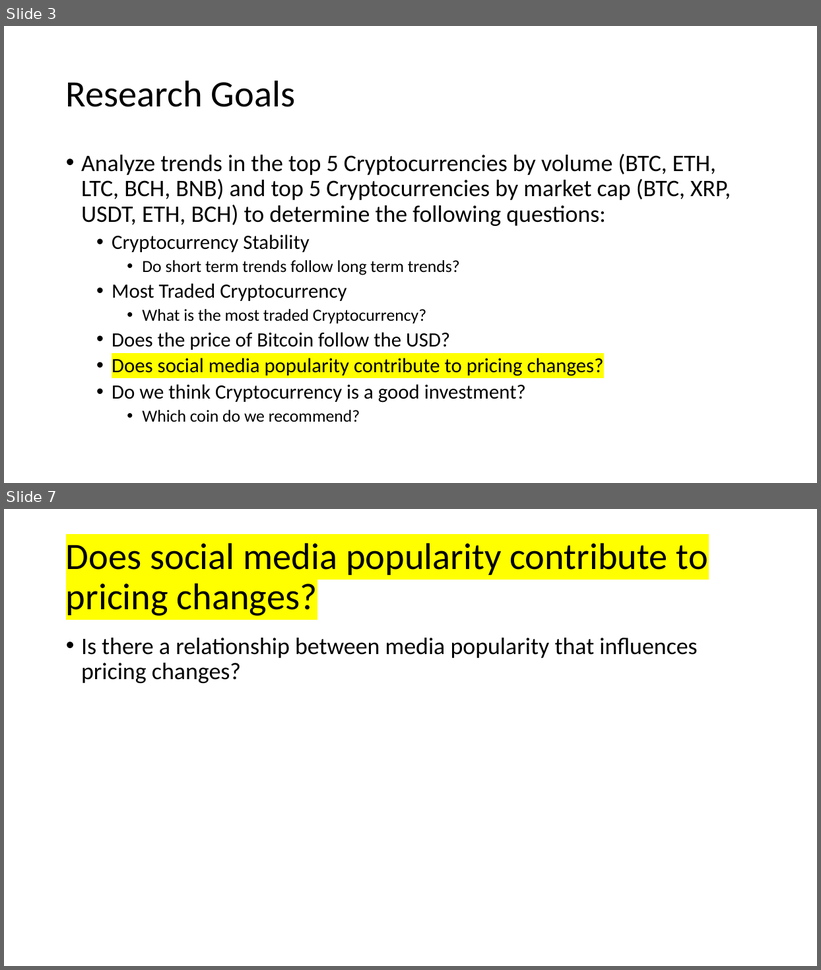
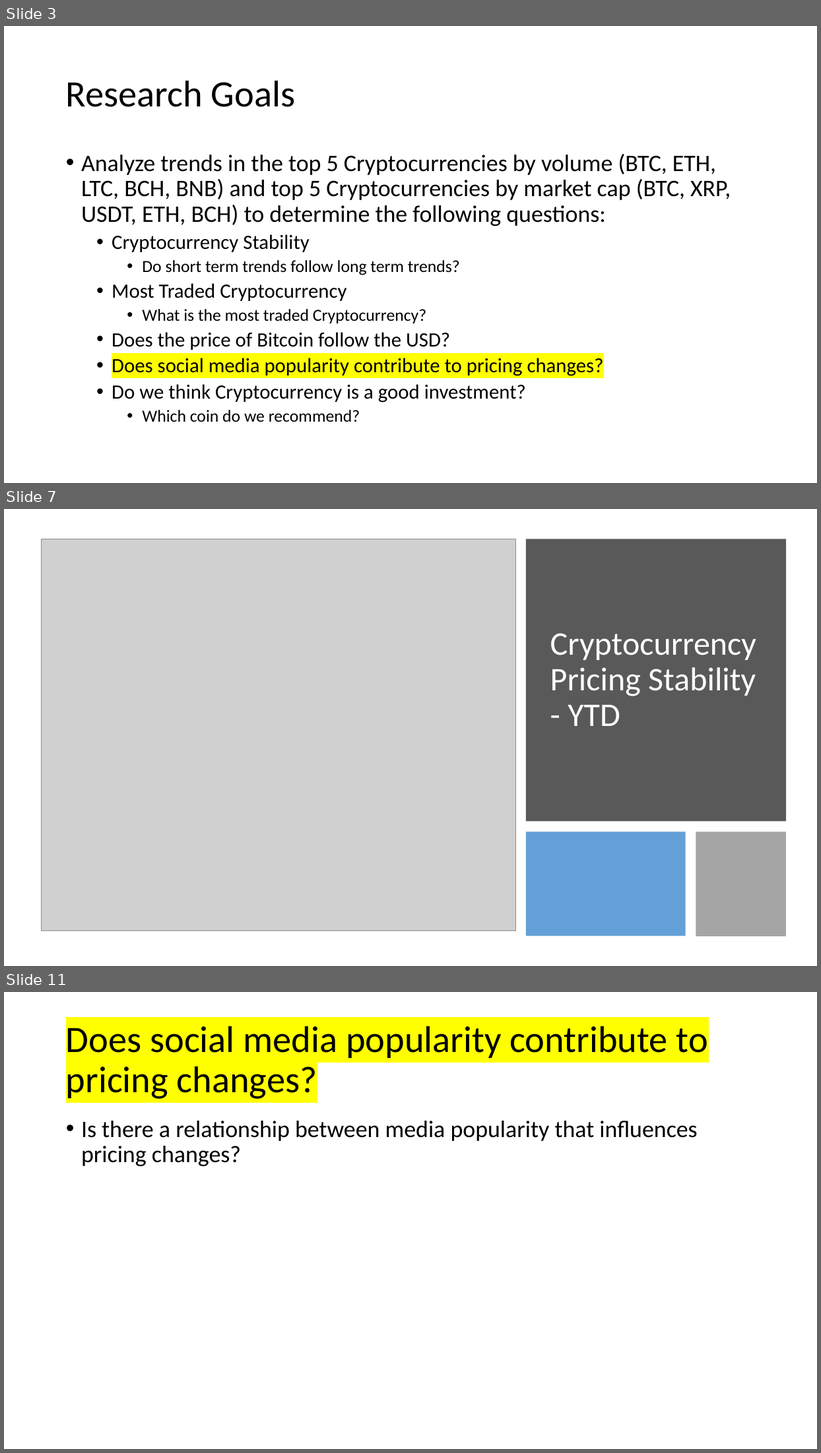
Before and after one commit to sarahheavner/Project1, a slide deck: Cryptocurrency_Presentation.pptx. Shown one above the other, each under a label of ours: slides 3 and 7 before the commit, slides 3, 7 and 11 after it; the slides between them are not shown. The pictures are 821x970 and 821x1453 pixels, drawn with LibreOffice and Linux fonts; fonts in the diff are those of the drawing; grey boxes stand for pictures. Boxes give left, top, right and bottom in pixels: in the first picture for what was removed or moved away, otherwise in the second. Text is boxed around its words. In the diff, an @@ line names an element or a change of style, - is before the commit and + after.

```diff
--- a/Cryptocurrency_Presentation.pptx
+++ b/Cryptocurrency_Presentation.pptx
@@ slide 7 added at box(4, 509, 817, 966), background #FFFFFF @@
@@ picture added at box(42, 539, 516, 931) @@
@@ rectangle added at box(526, 539, 787, 821), fill #595959 @@
@@ title added at box(550, 633, 756, 726), 39 pt, text #FFFFFF @@
+Cryptocurrency Pricing Stability - YTD
@@ rectangle added at box(526, 832, 686, 937), fill #5B9BD5 at 95% opacity @@
@@ rectangle added at box(696, 832, 787, 937), fill #A5A5A5 @@
@@ what was slide 7 is now slide 11 @@
```
Also in this commit, not shown: 4 slides changed, 3 other slides added, 1 other file.
